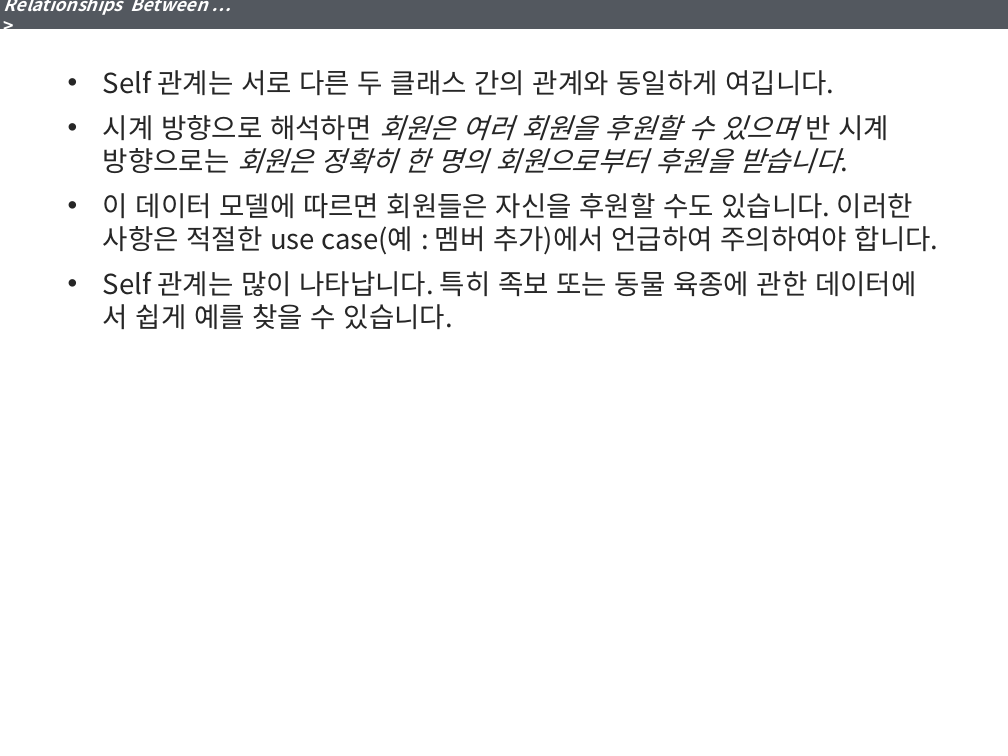
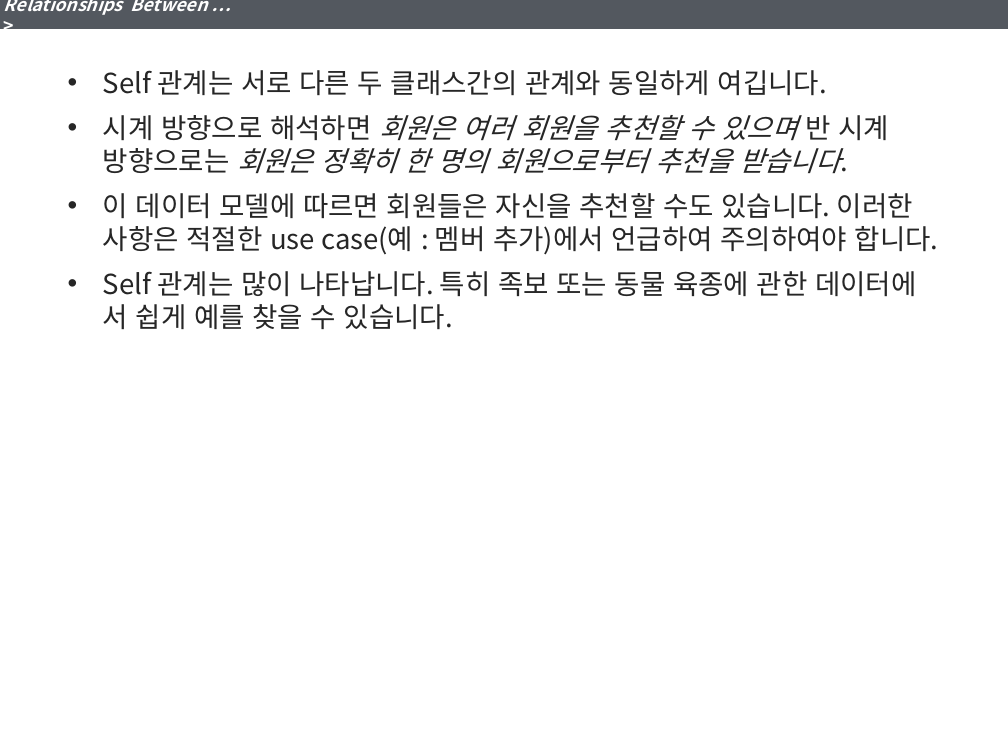
Before and after one commit to YoonJoon/KGarden, a slide deck: slide 33 of DBDesign/6_DevelopingaDataModel.pptx. Drawn at 1008x756 pixels with LibreOffice and Linux fonts; fonts in the diff are those of the drawing. Boxes give left, top, right and bottom in pixels: in the first picture for what was removed or moved away, otherwise in the second. Text is boxed around its words. In the diff, an @@ line names an element or a change of style, - is before the commit and + after.

Commit message:
correct typo error

```diff
--- a/DBDesign/6_DevelopingaDataModel.pptx
+++ b/DBDesign/6_DevelopingaDataModel.pptx
@@ text at (x1=103, y1=70, x2=939, y2=255): text changed @@
-• Self 관계는 서로 다른 두 클래스 간의 관계와 동일하게 여깁니다.
-• 시계 방향으로 해석하면 회원은 여러 회원을 후원할 수 있으며 반 시계 방향으로는 회원은 정확히 한 명의 회원으로부터 후원을 받습니다.
-• 이 데이터 모델에 따르면 회원들은 자신을 후원할 수도 있습니다. 이러한 사항은 적절한 use case(예 : 멤버 추가)에서 언급하여 주의하여야 합니다.
+• Self 관계는 서로 다른 두 클래스간의 관계와 동일하게 여깁니다.
+• 시계 방향으로 해석하면 회원은 여러 회원을 추천할 수 있으며 반 시계 방향으로는 회원은 정확히 한 명의 회원으로부터 추천을 받습니다.
+• 이 데이터 모델에 따르면 회원들은 자신을 추천할 수도 있습니다. 이러한 사항은 적절한 use case(예 : 멤버 추가)에서 언급하여 주의하여야 합니다.
```
Also in this commit, not shown: 3 other slides changed.
